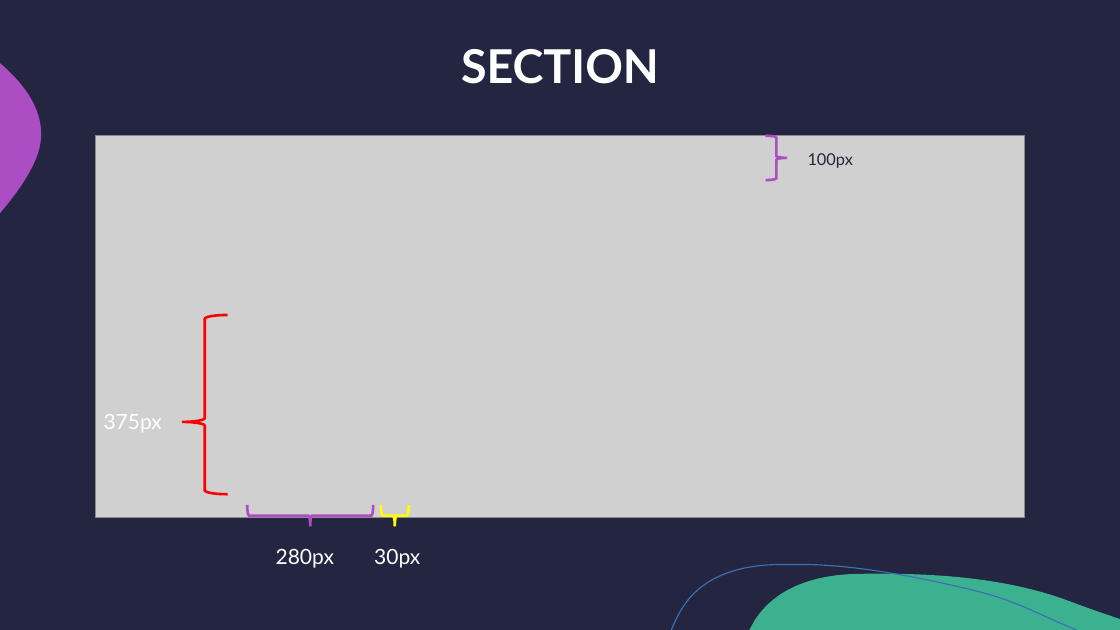
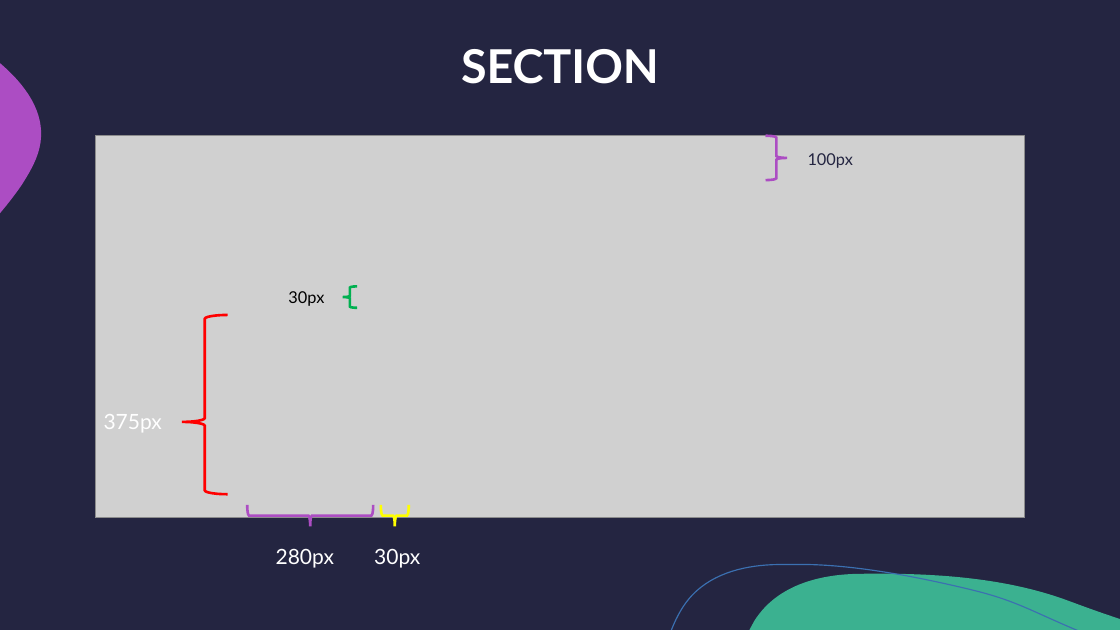
Before and after one commit to DavideDiBellaUni/mhw1, a slide deck: slide 4 of mhw1.pptx. Drawn at 1120x630 pixels with LibreOffice and Linux fonts; fonts in the diff are those of the drawing; grey boxes stand for pictures. Boxes give left, top, right and bottom in pixels: in the first picture for what was removed or moved away, otherwise in the second. Text is boxed around its words. In the diff, an @@ line names an element or a change of style, - is before the commit and + after.

```diff
--- a/mhw1.pptx
+++ b/mhw1.pptx
@@ text added at [288,291,324,306], 14 pt, text #000000 @@
+30px
@@ left brace added at [343,287,357,308], outline #00B050 2.25 pt @@
```
Also in this commit, not shown: 2 other slides changed.
